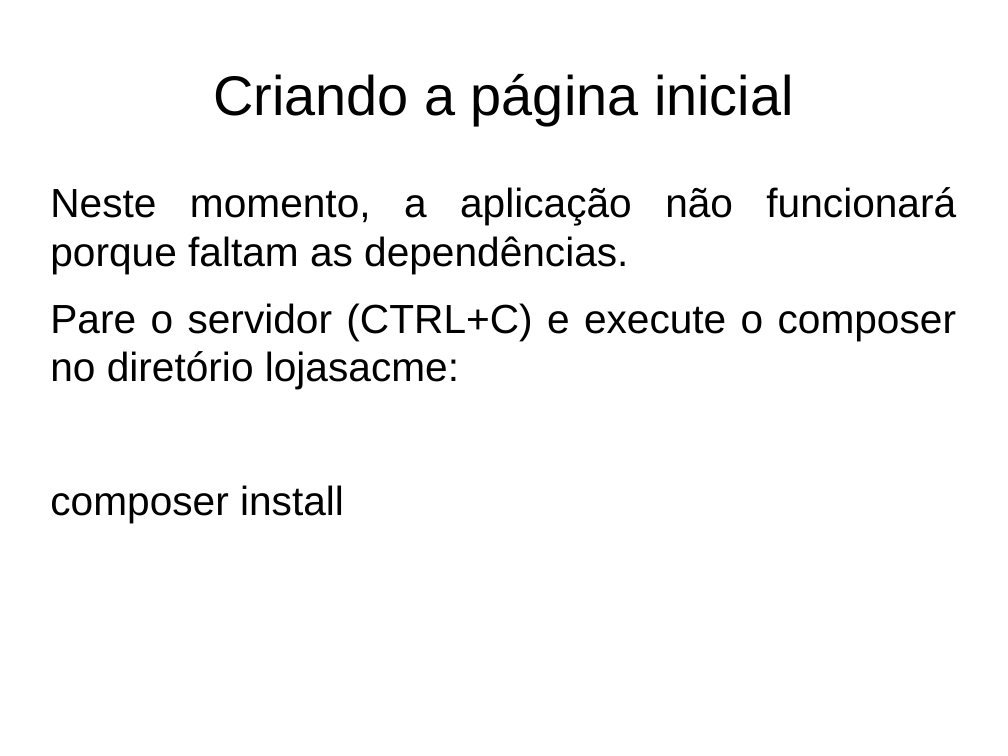
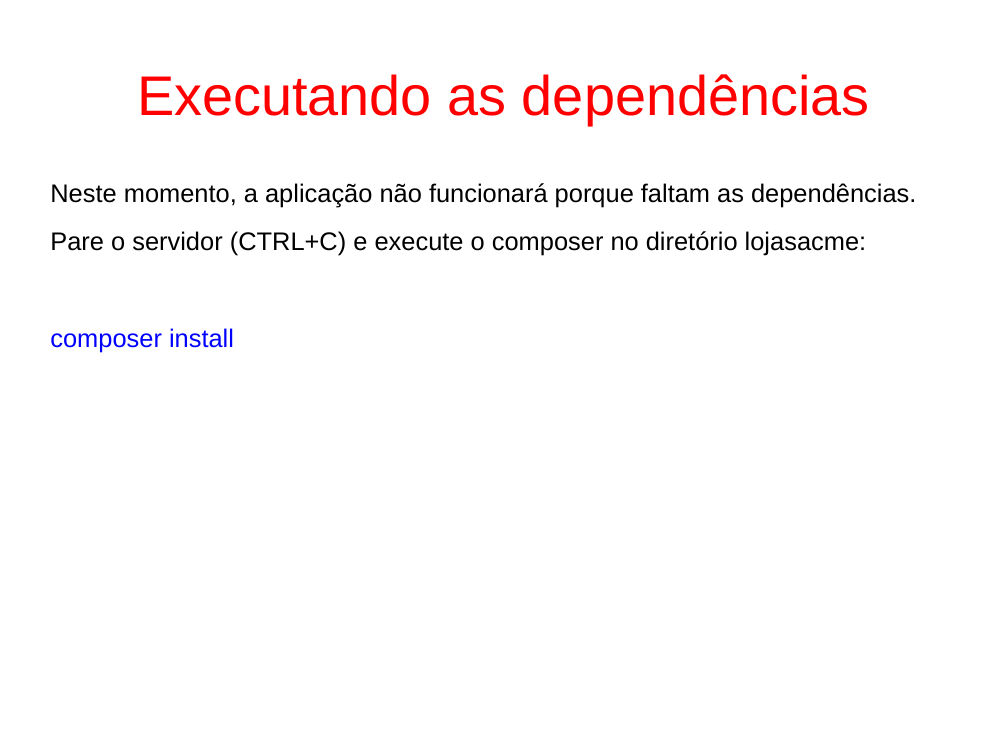
Before and after one commit to fgsl/lojasacme, a slide deck: slide 20 of docs/tutorial.odp. Drawn at 1008x756 pixels with LibreOffice and Linux fonts; fonts in the diff are those of the drawing. Boxes give left, top, right and bottom in pixels: in the first picture for what was removed or moved away, otherwise in the second. Text is boxed around its words. In the diff, an @@ line names an element or a change of style, - is before the commit and + after.

```diff
--- a/docs/tutorial.odp
+++ b/docs/tutorial.odp
@@ title at [137, 74, 870, 125]: text changed; text colour #000000 to #FF0000 @@
-Criando a página inicial
+Executando as dependências
@@ text "Neste momento, a aplicação não ..." at [50, 183, 916, 353]: size 32 to 20 pt; text colour #000000 to #0000FF in "composer install" @@
```
Also in this commit, not shown: 24 other slides changed, 9 slides added, 7 slides removed, 1 other file.
